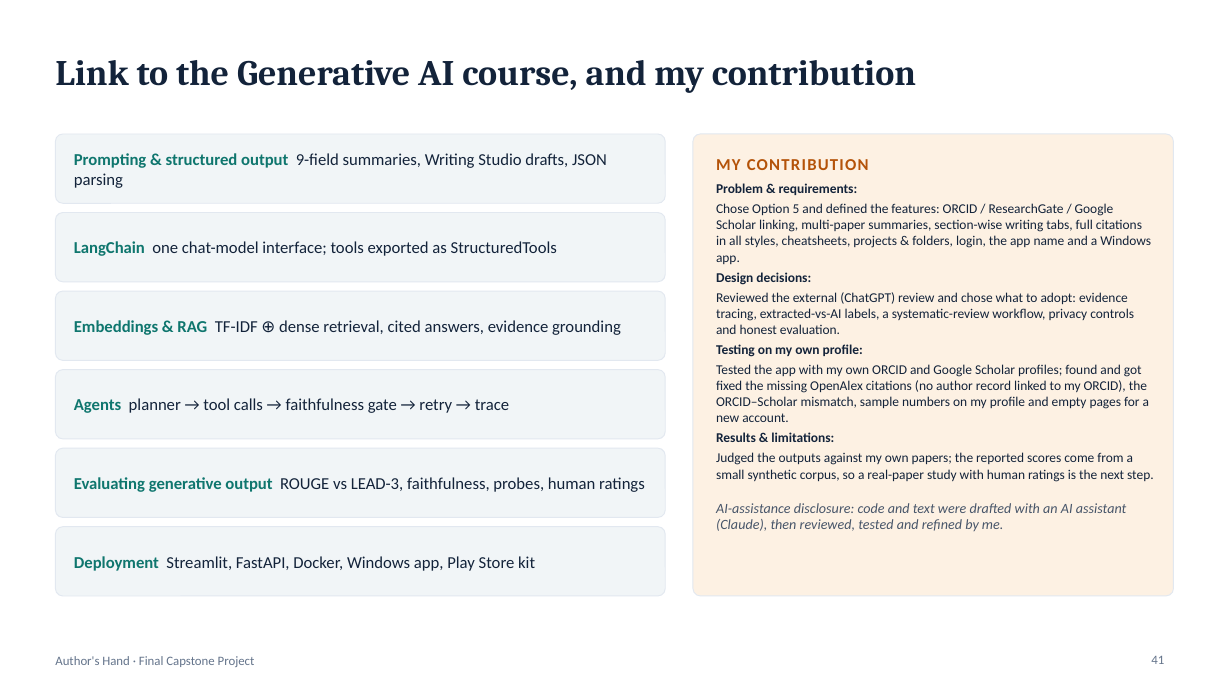
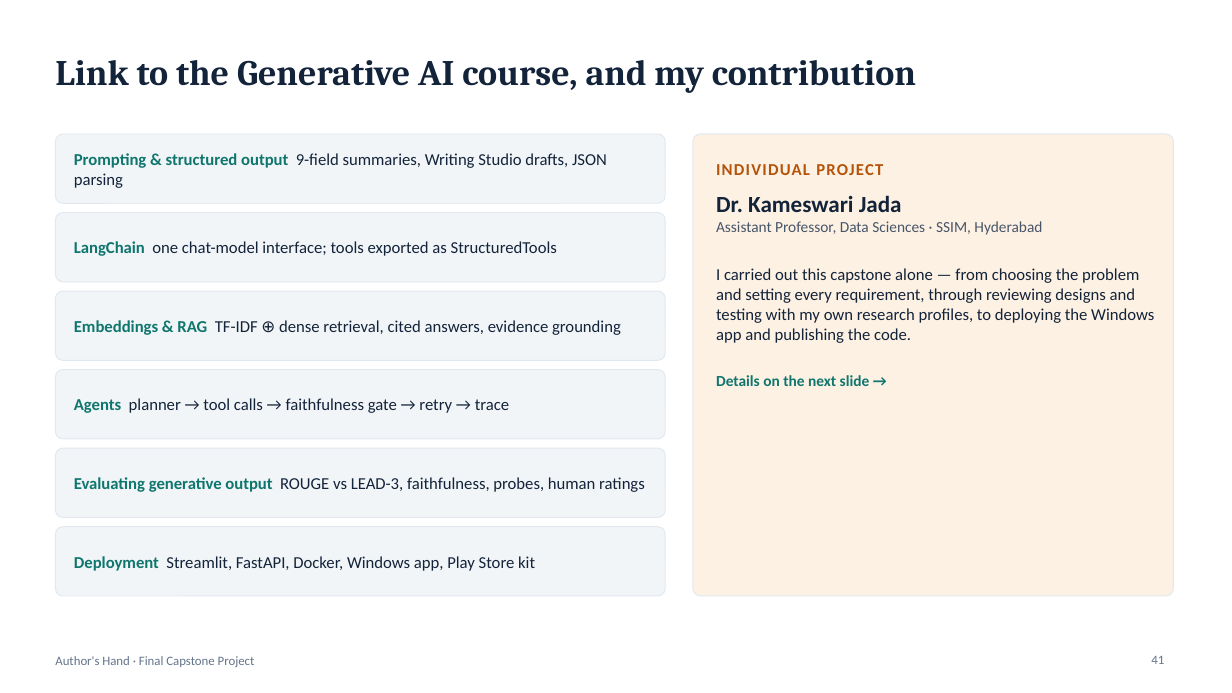
Before and after one commit to KAMESWARIJADA/Authors-Hand, a slide deck: slide 41 of report.pptx. Drawn at 1232x693 pixels with LibreOffice and Linux fonts; fonts in the diff are those of the drawing. Boxes give left, top, right and bottom in pixels: in the first picture for what was removed or moved away, otherwise in the second. Text is boxed around its words. In the diff, an @@ line names an element or a change of style, - is before the commit and + after.

```diff
--- a/report.pptx
+++ b/report.pptx
@@ text at bbox=[716, 164, 883, 175]: text changed @@
-MY CONTRIBUTION
+INDIVIDUAL PROJECT
@@ text at bbox=[716, 195, 1154, 386]: text changed; size 10.5 to 13 pt @@
-Problem & requirements:
-Chose Option 5 and defined the features: ORCID / ResearchGate / Google Scholar linking, multi-paper summaries, section-wise writing tabs, full citations in all styles, cheatsheets, projects & folders, login, the app name and a Windows app.
-Design decisions:
-Reviewed the external (ChatGPT) review and chose what to adopt: evidence tracing, extracted-vs-AI labels, a systematic-review workflow, privacy controls and honest evaluation.
-Testing on my own profile:
-Tested the app with my own ORCID and Google Scholar profiles; found and got fixed the missing OpenAlex citations (no author record linked to my ORCID), the ORCID–Scholar mismatch, sample numbers on my profile and empty pages for a new account.
-Results & limitations:
-Judged the outputs against my own papers; the reported scores come from a small synthetic corpus, so a real-paper study with human ratings is the next step.
+Dr. Kameswari Jada
+Assistant Professor, Data Sciences · SSIM, Hyderabad
+I carried out this capstone alone — from choosing the problem and setting every requirement, through reviewing designs and testing with my own research profiles, to deploying the Windows app and publishing the code.
+Details on the next slide →
@@ text removed at bbox=[716, 503, 1127, 531] @@
-AI-assistance disclosure: code and text were drafted with an AI assistant (Claude), then reviewed, tested and refined by me.
```
Also in this commit, not shown: 1 slide added, 3 other files.
